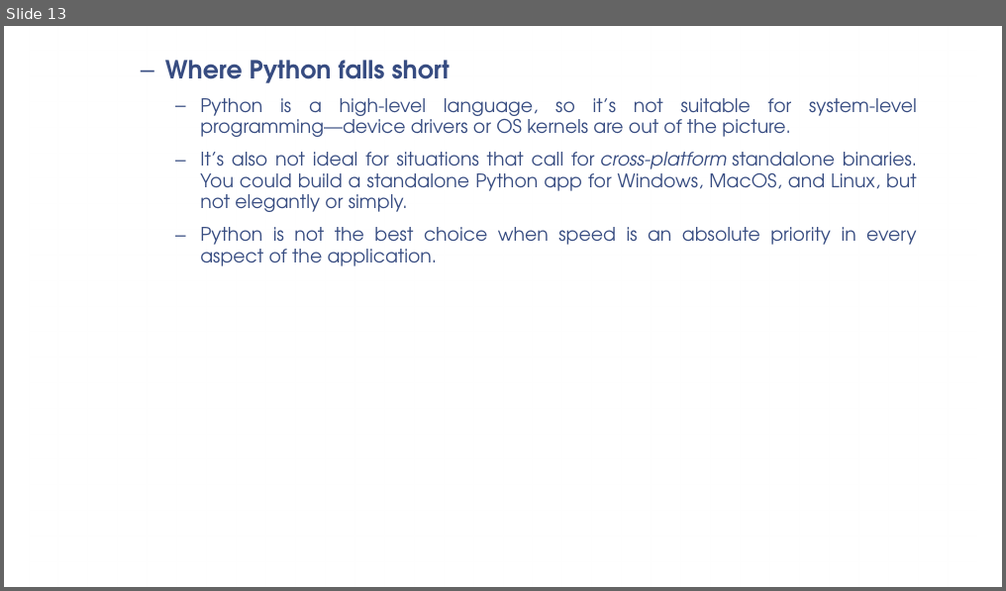
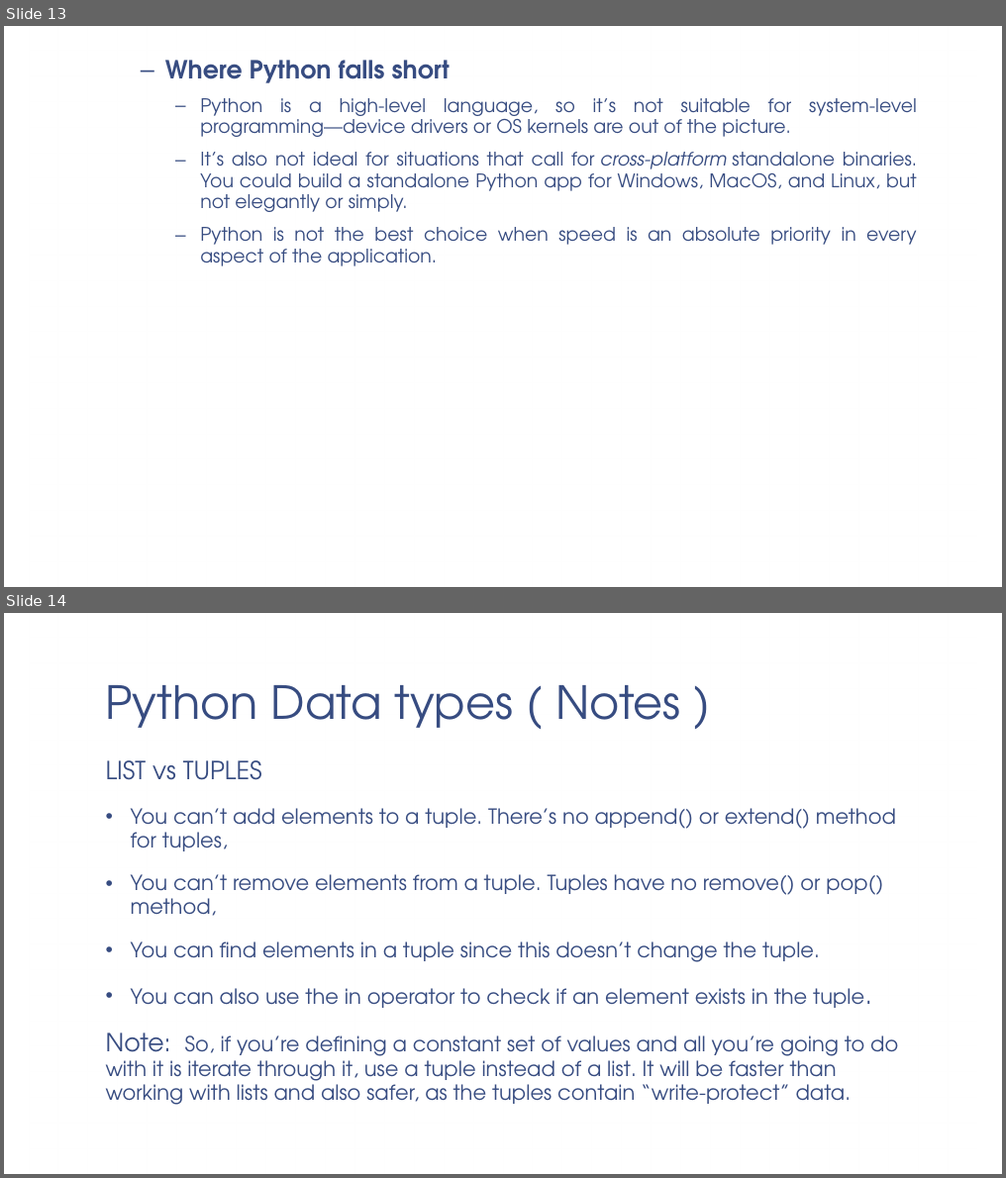
Before and after one commit to vaishnavi-consultants/Computer-Science, a slide deck: Python/Session1/PPT/Python_Fundamentals(Introduction_to_Python).pptx. Shown one above the other, each under a label of ours: slide 13 before the commit, slides 13 and 14 after it. The pictures are 1006x591 and 1006x1178 pixels, drawn with LibreOffice and Linux fonts; fonts in the diff are those of the drawing; background and template pictures are left out. Boxes give left, top, right and bottom in pixels: in the first picture for what was removed or moved away, otherwise in the second. Text is boxed around its words. In the diff, an @@ line names an element or a change of style, - is before the commit and + after.

```diff
--- a/Python/Session1/PPT/Python_Fundamentals(Introduction_to_Python).pptx
+++ b/Python/Session1/PPT/Python_Fundamentals(Introduction_to_Python).pptx
@@ slide 14 added at [4,613,1002,1174], background picture (left out); not listed: 1 template element that a slide beside it also shows @@
@@ title added at [106,685,680,728], 44 pt, text #374C81 @@
+Python Data types ( Notes )
@@ text added at [106,761,898,1105], 20 pt, text #374C81 @@
+LIST vs TUPLES
+• You can’t add elements to a tuple. There’s no append() or extend() method for tuples,
+• You can’t remove elements from a tuple. Tuples have no remove() or pop() method,
+• You can find elements in a tuple since this doesn’t change the tuple.
+• You can also use the in operator to check if an element exists in the tuple.
+Note: So, if you’re defining a constant set of values and all you’re going to do with it is iterate through it, use a tuple instead of a list. It will be faster than working with lists and also safer, as the tuples contain “write-protect” data.
```
Also in this commit, not shown: 1 slide changed, 2 other slides added.
